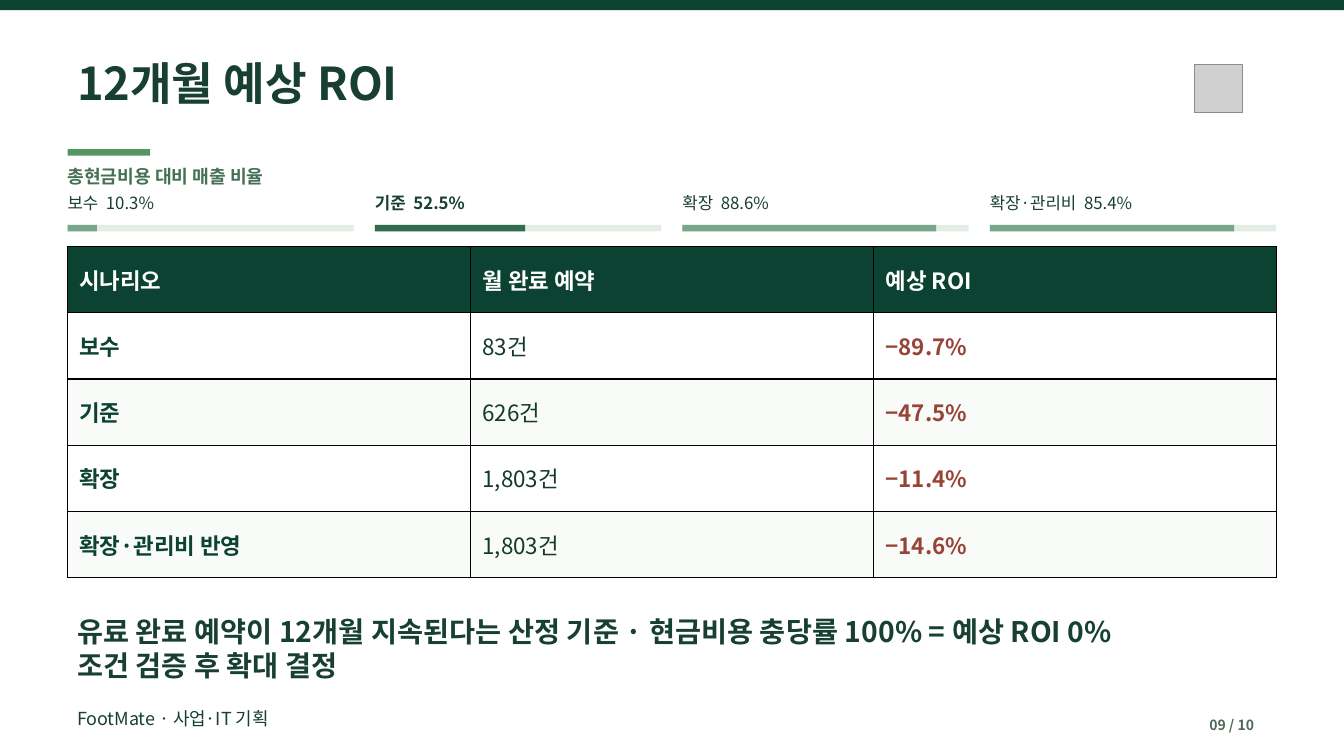
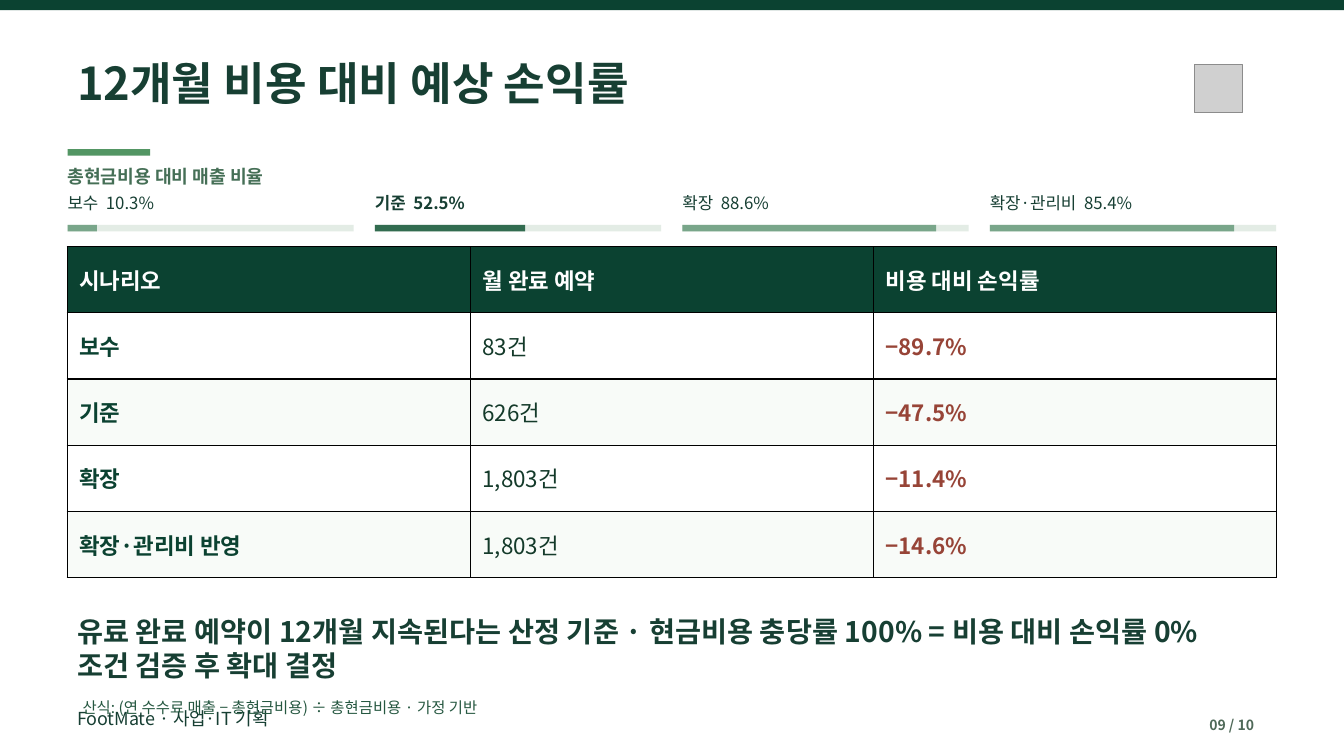
Before and after one commit to dohyunkimmm/footmate, a slide deck: slide 9 of src/case-study/downloads/footmate_report.pptx. Drawn at 1344x756 pixels with LibreOffice and Linux fonts; fonts in the diff are those of the drawing; grey boxes stand for pictures. Boxes give left, top, right and bottom in pixels: in the first picture for what was removed or moved away, otherwise in the second. Text is boxed around its words. In the diff, an @@ line names an element or a change of style, - is before the commit and + after.

Commit message:
docs: FootMate 포트폴리오 P0·P1·P2 개선 및 QA 완료
근거·수치 구분, 원본 XLSX/PPTX 정비, UI/UX 개선과 회귀·모바일·접근성 QA 반영

```diff
--- a/src/case-study/downloads/footmate_report.pptx
+++ b/src/case-study/downloads/footmate_report.pptx
@@ text at [77, 62, 629, 104]: text changed @@
-12개월 예상 ROI
+12개월 비용 대비 예상 손익률
@@ table at [68, 247, 1277, 578] @@
-row 1, column 3: 예상 ROI
+row 1, column 3: 비용 대비 손익률
@@ text at [77, 618, 1198, 679]: text changed @@
-유료 완료 예약이 12개월 지속된다는 산정 기준 · 현금비용 충당률 100% = 예상 ROI 0%
-조건 검증 후 확대 결정
+유료 완료 예약이 12개월 지속된다는 산정 기준 · 현금비용 충당률 100% = 비용 대비 손익률 0%
+조건 검증 후 확대 결정
@@ text added at [83, 700, 477, 718], 11 pt, text #255740 @@
+산식: (연 수수료 매출 − 총현금비용) ÷ 총현금비용 · 가정 기반
```
Also in this commit, not shown: 4 other slides changed, 14 other files.
